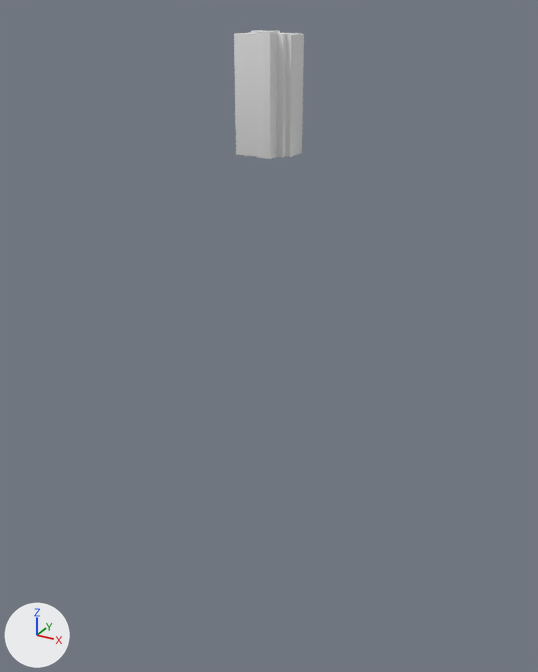
The FBX model Assets/Art/Models/Enviro/Modules/RockGround_01b.fbx: old version first, new version second.
Camera for both pictures: a camera (50 mm lens) standing at (114.0, -298.0, 11.0) and looking at (-51.0, 2.0, -139.0). Every picture has the same lights, and +X, +Y and +Z are marked at lower left. Where no turn or scale is listed for an object, it has been applied to the vertices. Vertices at the same position are counted once.

The scene before the commit, as lines of its bpy script (objects in view):
```python
me_cube_001 = bpy.data.meshes.new('Cube.001')
me_cube_001.from_pydata(...)  # 1232 vertices, 1258 faces; spans x -10.9..12.6, y -11.3..13.7, z -47.6..2.3
me_cube_001.materials.append(mat_material)  # its picture is missing
ob_cube_003 = bpy.data.objects.new('Cube.003', me_cube_001)
ob_cube_003.location = (-47.0, -6.6, 0.0)
```
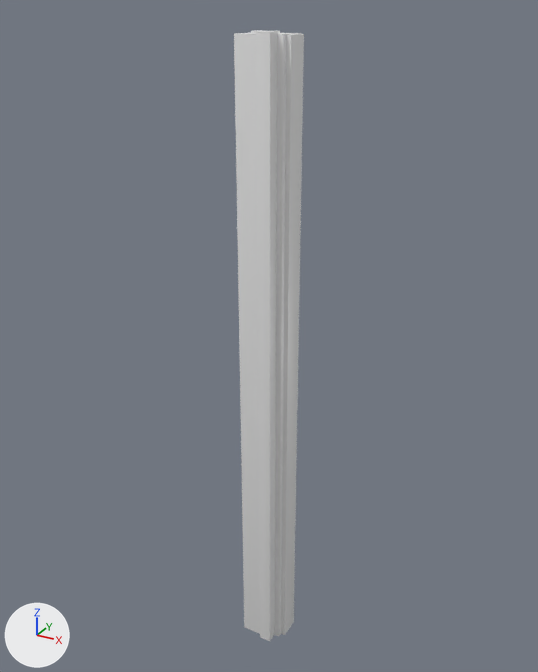
Where the change shows, as pixel boxes (x1, y1, x2, y2) in the pictures (538 x 672 px; the box of a moved part takes in the faces that stretch with it):
'Cube.003', reshaped (371% taller): before (234, 30, 304, 159); after (234, 30, 304, 641)
part 1 of me_cube_001, moved or reshaped: before (235, 104, 302, 159); after (235, 104, 302, 641)

The change, as a diff of the scene's bpy script:
```diff
--- a/Assets/Art/Models/Enviro/Modules/RockGround_01b.fbx.py
+++ b/Assets/Art/Models/Enviro/Modules/RockGround_01b.fbx.py
@@ me_cube_001 @@
 me_cube_001.from_pydata(...)  # 1232 vertices, 1258 faces; spans x -10.9..12.6, y -11.3..13.7, z -47.6..2.3
 # used by ob_cube_003; location = (-47.0, -6.6, 0.0)
+# me_cube_001 part 1: all 315 vertices in x -10.9..12.6, y -11.3..13.7, z -47.6..-47.4 are moved by (0.0, 0.0, -271.6)
 me_cube_001.materials.append(mat_material)
```
